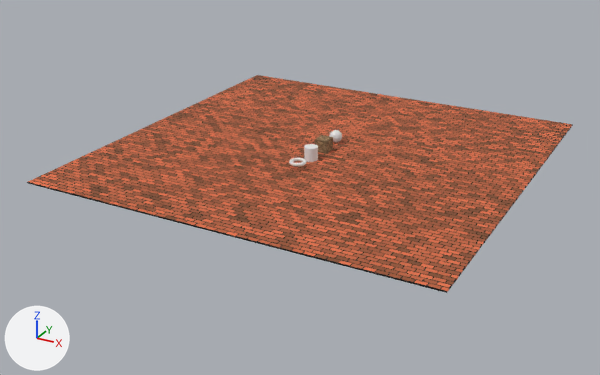
The Blender file Blender - texturizando modelos com Hand Paint/box.blend, before and after one commit.
Rendered twice from a camera (50 mm lens) standing at (52.9, -103.5, 43.9) and looking at (-2.0, -3.8, -6.0). Arrows for +X, +Y and +Z are at lower left; the lights stay in place.

In view in the first picture: 'Box', 'Ground'.
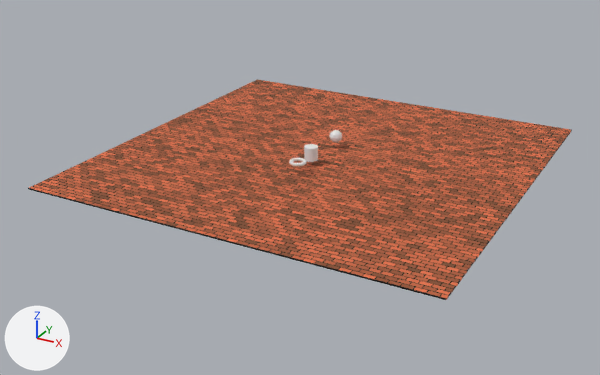
What changed in the scene script:
```text
Change mat_box:
    remove mat_box.texture = img_box_texture_jpg
    mat_box.roughness: 0.9 -> 0.5
    mat_box: principled_material('Box') -> emission_material('Box')
    add mat_box.base_color = (0.034, 0.0334, 1.0)  # blue #3433ff
Change ob_box:
    ob_box.scale: (1.0, 1.0, 1.0) -> (0.0, 0.0, 0.0)
Change ob_ground:
    ob_ground.location: (0.0, 0.0, -1.1) -> (0.0, 0.0, -2.0)
```

Changed parts and their boxes (x1, y1, x2, y2) in the pictures (600 x 375 px):
'Ground', moved: before (27, 75, 573, 293); after (28, 79, 572, 300)
'Box', surface changed, rescaled (not visible afterwards): before (315, 135, 333, 154)
